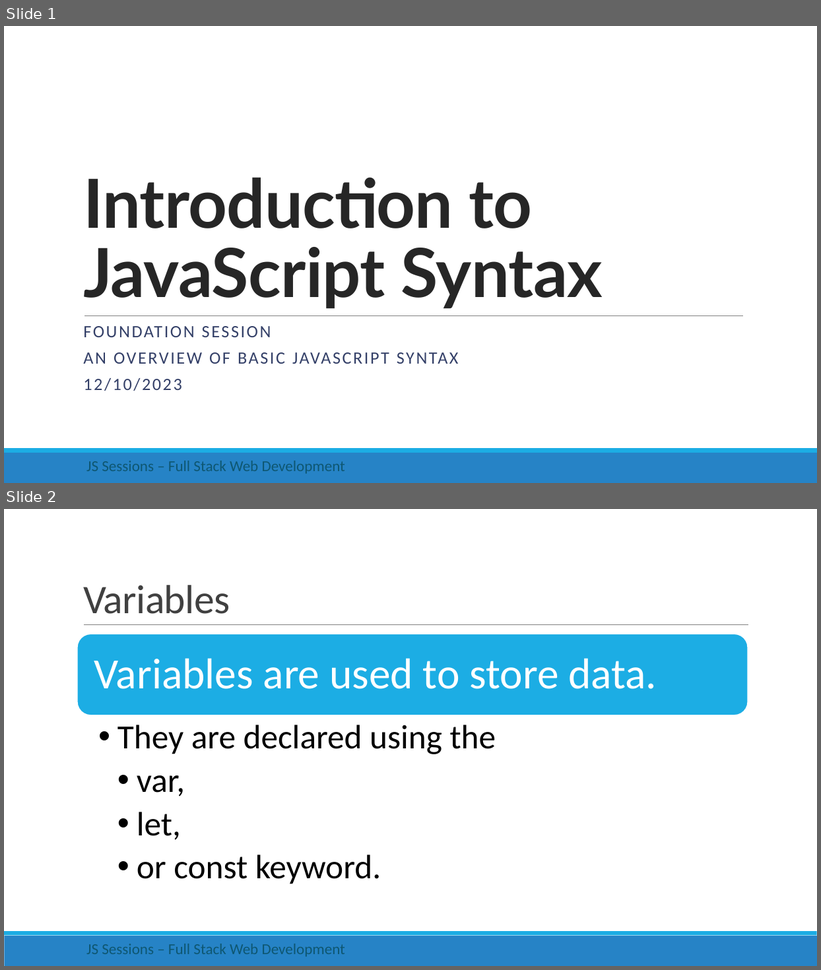
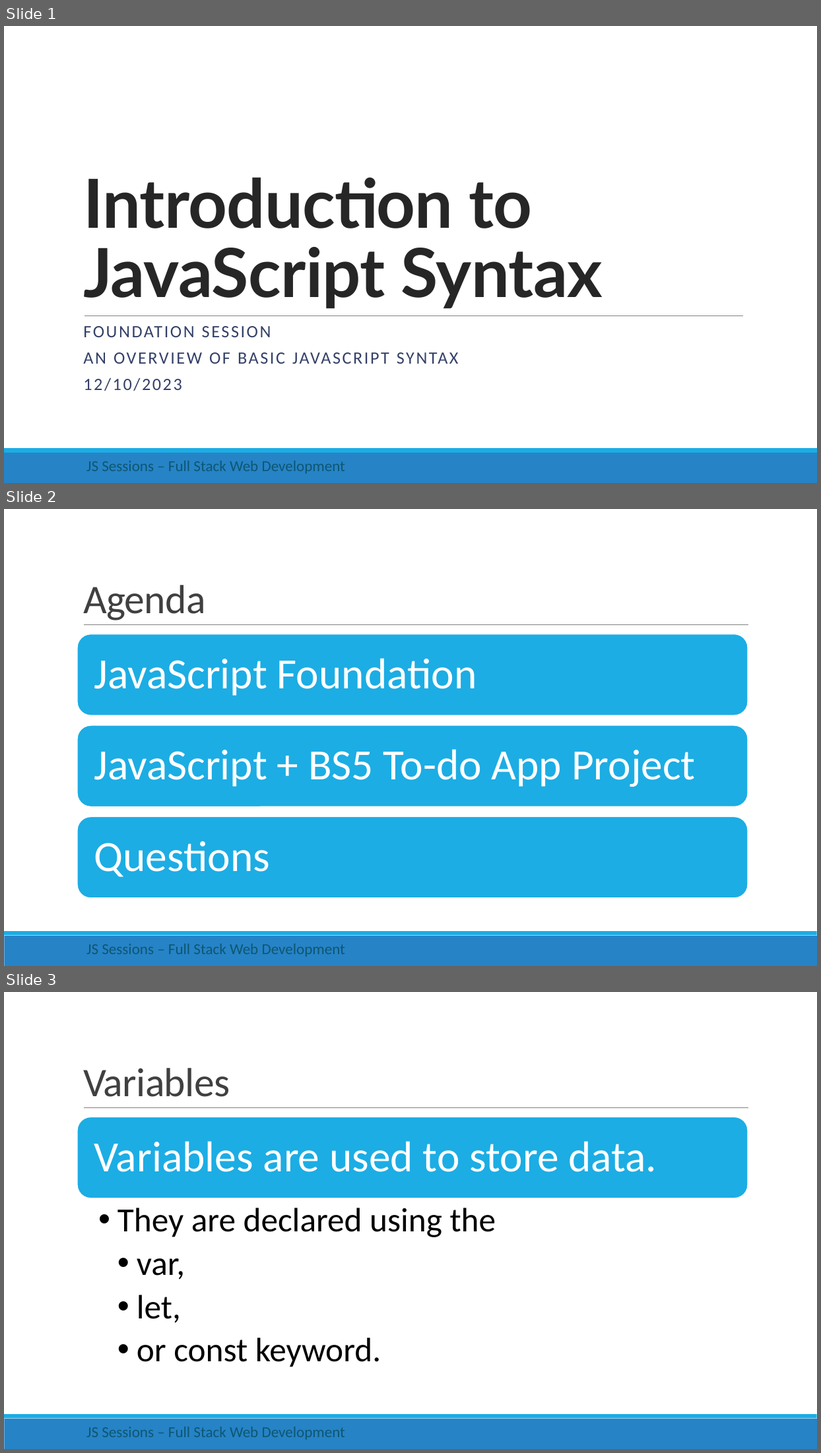
Before and after one commit to rishigujadhur1/Slides, a slide deck: ModernJS/JS Session 0 - Foundation.pptx. Shown one above the other, each under a label of ours: slides 1 and 2 before the commit, slides 1, 2 and 3 after it. The pictures are 821x970 and 821x1453 pixels, drawn with LibreOffice and Linux fonts; fonts in the diff are those of the drawing. Boxes give left, top, right and bottom in pixels: in the first picture for what was removed or moved away, otherwise in the second. Text is boxed around its words. In the diff, an @@ line names an element or a change of style, - is before the commit and + after.

```diff
--- a/ModernJS/JS Session 0 - Foundation.pptx
+++ b/ModernJS/JS Session 0 - Foundation.pptx
@@ slide 2 added at bbox=[4, 509, 817, 966], background #FFFFFF; not listed: 3 template elements that a slide beside it also shows @@
@@ title added at bbox=[83, 585, 206, 621], 48 pt, text #404040 @@
+Agenda
@@ group added at bbox=[77, 634, 748, 899]: 3 rounded rectangles, 3 texts @@
+JavaScript Foundation
+JavaScript + BS5 To-do App Project
+Questions
@@ text added at bbox=[86, 944, 345, 957], 18 pt, text #0E5772 @@
+JS Sessions – Full Stack Web Development
@@ what was slide 2 is now slide 3 @@
```
Also in this commit, not shown: 3 other files.
